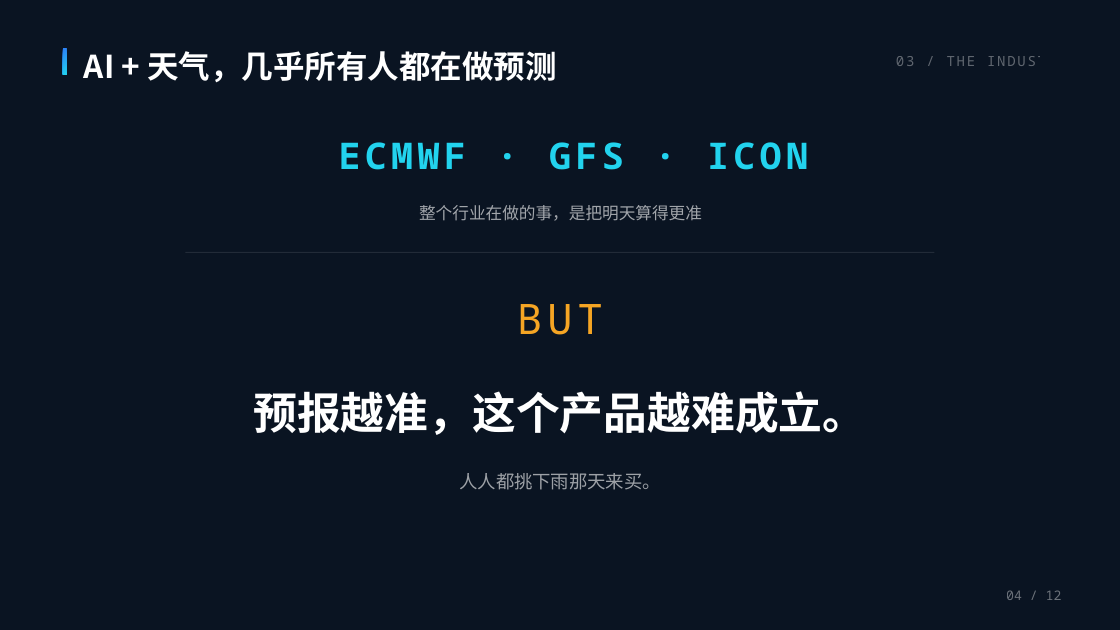
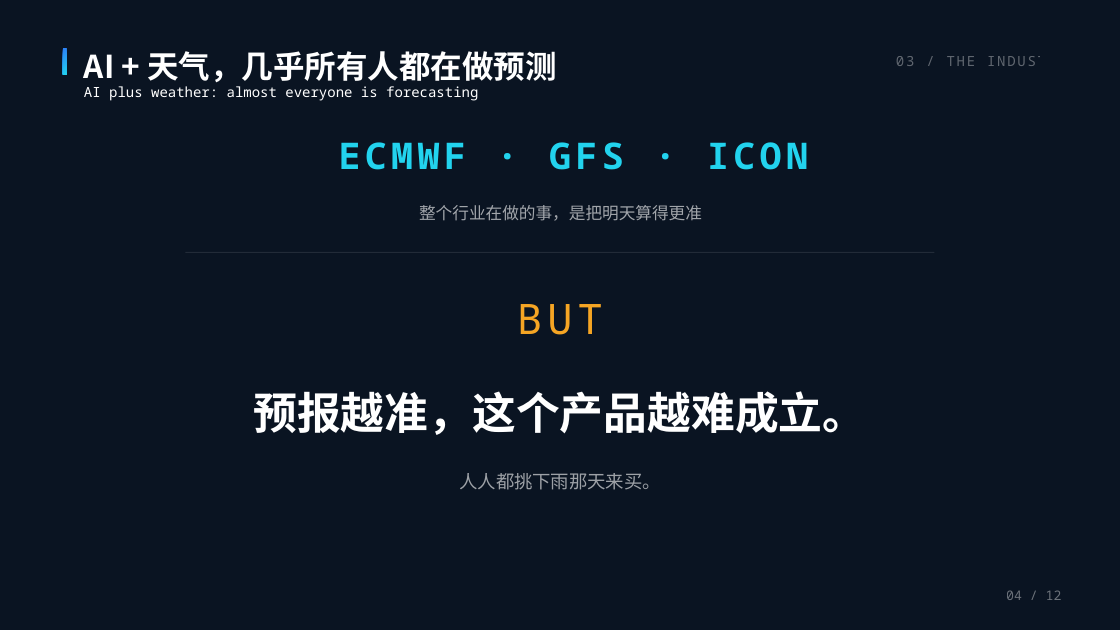
Before and after one commit to juice-butterfly/rainproof, a slide deck: slide 4 of 提交材料/雨证-路演PPT-叙事版-修订5.pptx. Drawn at 1120x630 pixels with LibreOffice and Linux fonts; fonts in the diff are those of the drawing. Boxes give left, top, right and bottom in pixels: in the first picture for what was removed or moved away, otherwise in the second. Text is boxed around its words. In the diff, an @@ line names an element or a change of style, - is before the commit and + after.

```diff
--- a/提交材料/雨证-路演PPT-叙事版-修订5.pptx
+++ b/提交材料/雨证-路演PPT-叙事版-修订5.pptx
@@ text added at (84, 86, 478, 101), 12 pt, text #FFFFFF @@
+AI plus weather: almost everyone is forecasting
```
Also in this commit, not shown: 12 other slides changed, 9 other files.
